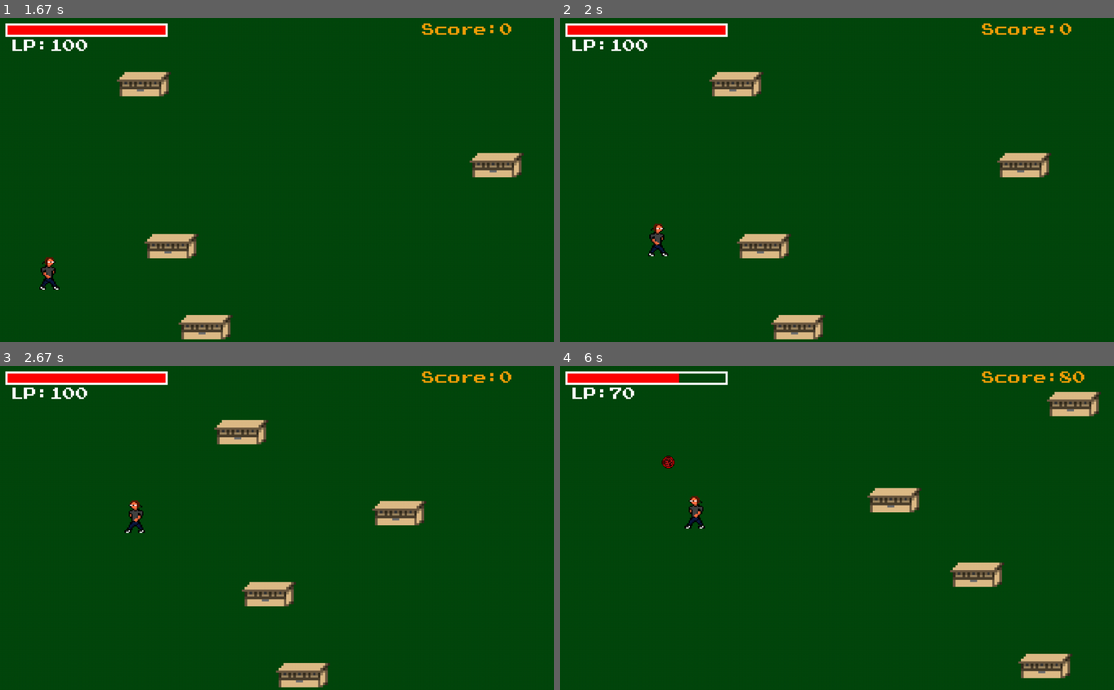
Above: before the commit, frames 1-4 (two rows, left to right).
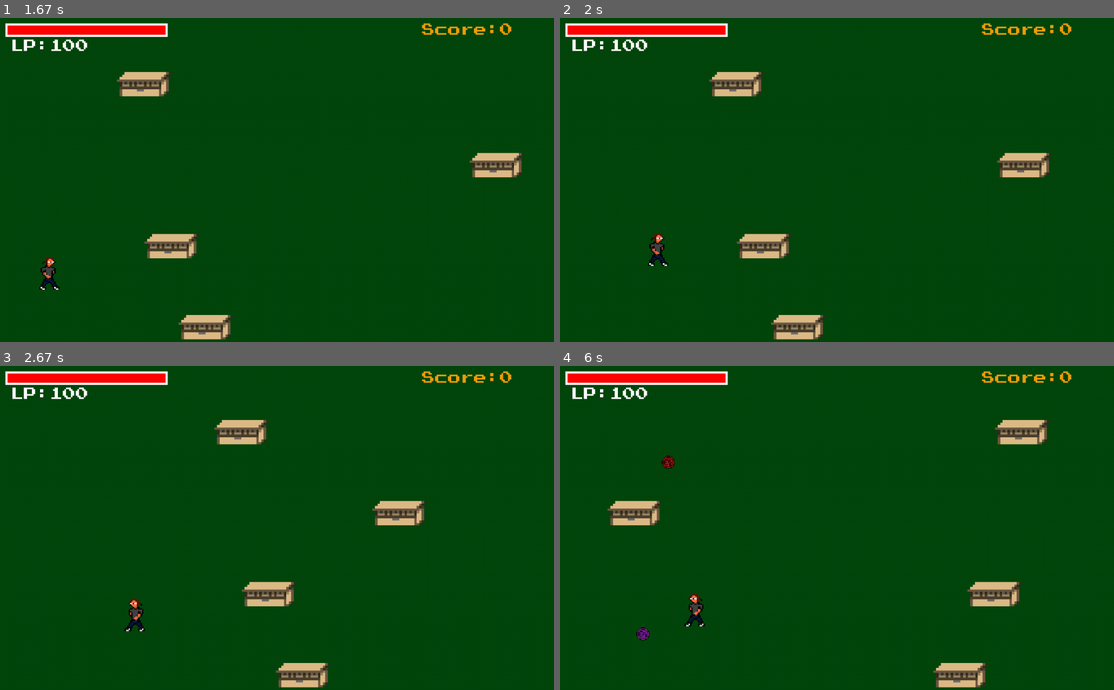
Above: after the commit, the same moments.

Repository: DeLucca990/Projeto_Final_Dsoft
Game: pygame game, started from jogo_pygame.py
The game is run twice, just before and just after one commit, with the same random seed, the same clock (stepped at 60 frames per second) and the same inputs.
Inputs:
- Up to frame 1 (1.67 s): tap Space at 0.33, 1.13, 1.53 s; tap 2 at 0.77 s; hold Right from 1.47 s (still down)
- Up to frame 2 (2 s): tap Space at 1.83 s; release Right at 1.93 s; hold Right from 1.97 s (still down)
- Up to frame 3 (2.67 s): tap Space at 2.03, 2.33, 2.53 s; release Right at 2.43 s; hold Left from 2.47 s (still down)
- Up to frame 4 (6 s): tap Space at 2.83, 3.1, 3.4, 3.53, 3.83, 4.2, 4.5, 4.7, 5, 5.2, 5.5, 5.7 s; release Left at 3 s; hold Left 3.03-3.43 s; hold Right 3.47-4.1 s; hold Left 4.13-4.6 s; hold Right 4.63-5.1 s; hold Right 5.13-5.6 s; hold Left from 5.63 s (still down)

Frame 1 is identical in both runs. In frame 2, 0.3% of the frame differs, in the area x 15-20%, y 63-77%; in frame 3, 0.4%; in frame 4, 6.2%, in the area x 8-98%, y 1-100%.

Commit message:
limitando o númeo de pulos do jogador

Diff:
--- a/jogo_pygame.py
+++ b/jogo_pygame.py
@@ -115,7 +115,7 @@
         tempo_entre_img_sel = 0
         if w > 11:
             w = 0
-
+space_press=0
 #Loop principal:
 while game:
     clock.tick(60)
@@ -125,9 +125,12 @@
         if event.type==pygame.QUIT:
             game=False
         if event.type==pygame.KEYDOWN:
+            if event.key==pygame.K_SPACE:
+                space_press+=1
             if event.key==pygame.K_ESCAPE:
                 game=False
-        jogador.eventos_teclado(event)
+        if space_press<3:
+            jogador.eventos_teclado(event)
 
     #Update Lógica:
     grupo_de_play.update()
@@ -153,6 +156,8 @@
         colisao_ep_plat=pygame.sprite.spritecollide(plat,grupo_de_ep,True,pygame.sprite.collide_mask)
 
     #Colisão plataforma móvel:
+    if colisao_jogador_mesa:
+        space_press=0
     tolerancia_colisao=10
     for plat_movel in colisao_jogador_mesa:
         if abs(jogador.rect.left - plat_movel.rect.right)<tolerancia_colisao:
@@ -198,6 +203,7 @@
     #Zerar pontos:
     if jogador.rect.bottom==590:
         pontos=0
+        space_press=0
     #Fonte
     text = font.render(f'LP:{int(jogador.porcentagem_vida)}', True, (255,255,255))
     text_rect = (20,40)
